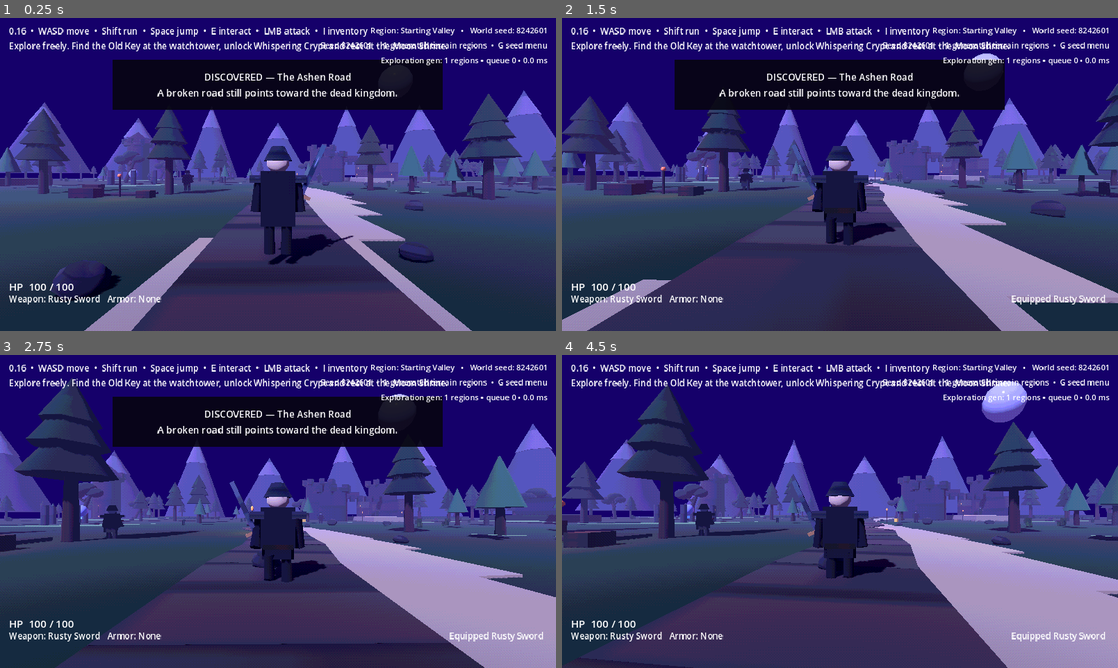
Above: before the commit, frames 1-4 (two rows, left to right).
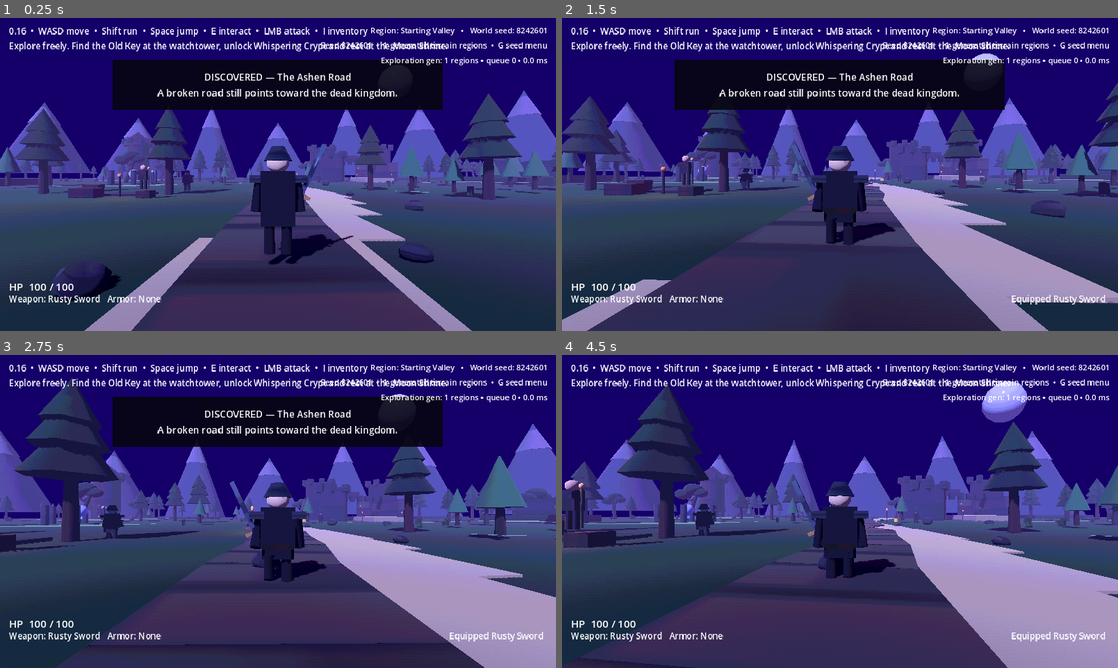
Above: after the commit, the same moments.

Repository: jasonjllind-cpu/aispel
Game: Godot game, scene res://main.tscn
Same seed, same stepped clock (60 frames per second), same inputs: the game is played once before the commit and once after it.
Inputs (mouse positions are in pixels of both pictures, inside the frame that each line leads up to):
- Up to frame 1 (0.25 s): no input
- Up to frame 2 (1.5 s): tap Enter at 0.5 s; move the mouse to (867, 174) at 0.52 s; press the mouse at (867, 174) at 0.53 s; hold W (move_forward) from 0.53 s (still down); tap Space (jump) at 0.77 s; move the mouse to (812, 174) at 1.27 s; release the mouse at (812, 174) at 1.28 s; tap R (equip_next) at 1.35 s
- Up to frame 3 (2.75 s): keep holding W (move_forward); tap Space (jump) at 1.52 s; move the mouse to (289, 505) at 2.02 s; hold E (interact) from 2.03 s (still down)
- Up to frame 4 (4.5 s): keep holding W (move_forward); move the mouse to (834, 517) at 2.77 s; release E (interact) at 2.78 s; tap Shift (sprint) at 2.85 s; tap Space (jump) at 3.02, 3.77 s; move the mouse to (878, 514) at 3.52 s; press the mouse at (878, 514) at 3.53 s; move the mouse to (795, 508) at 4.27 s; release the mouse at (795, 508) at 4.28 s; tap R (equip_next) at 4.35 s

The runs differ from the first frame. In frame 1, 0.1% of the frame differs, in the area x 24-32%, y 46-58%; in frame 2, 0.2%; in frame 3, less than 0.1%; in frame 4, 0.5%, in the area x 0-27%, y 40-62%.

Commit message:
Enable NPC dialogue and quest system

Diff:
--- a/main.tscn
+++ b/main.tscn
@@ -6,6 +6,7 @@
 [ext_resource type="Script" path="res://scripts/world/procedural_world_runtime.gd" id="4_generator"]
 [ext_resource type="Script" path="res://scripts/world/world_seed_menu.gd" id="5_seed_menu"]
 [ext_resource type="Script" path="res://scripts/world/procedural_exploration_runtime.gd" id="6_proc_exploration"]
+[ext_resource type="Script" path="res://scripts/npc/npc_system.gd" id="7_npc_system"]
 
 [node name="Main" type="Node3D"]
 script = ExtResource("1_world")
@@ -22,5 +23,8 @@
 [node name="ProceduralExplorationSystem" type="Node" parent="."]
 script = ExtResource("6_proc_exploration")
 
+[node name="NPCSystem" type="Node" parent="."]
+script = ExtResource("7_npc_system")
+
 [node name="WorldSeedMenu" type="Node" parent="."]
 script = ExtResource("5_seed_menu")
Not shown: 1 places in main.tscn that only renumber resources
